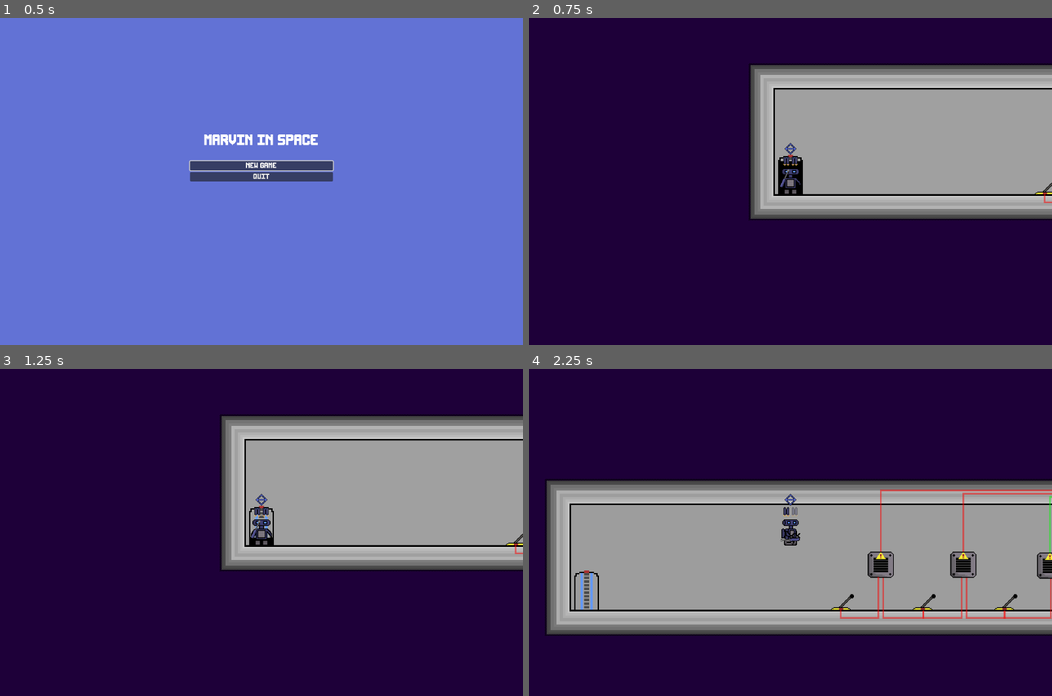
Above: before the commit, frames 1-4 (two rows, left to right).
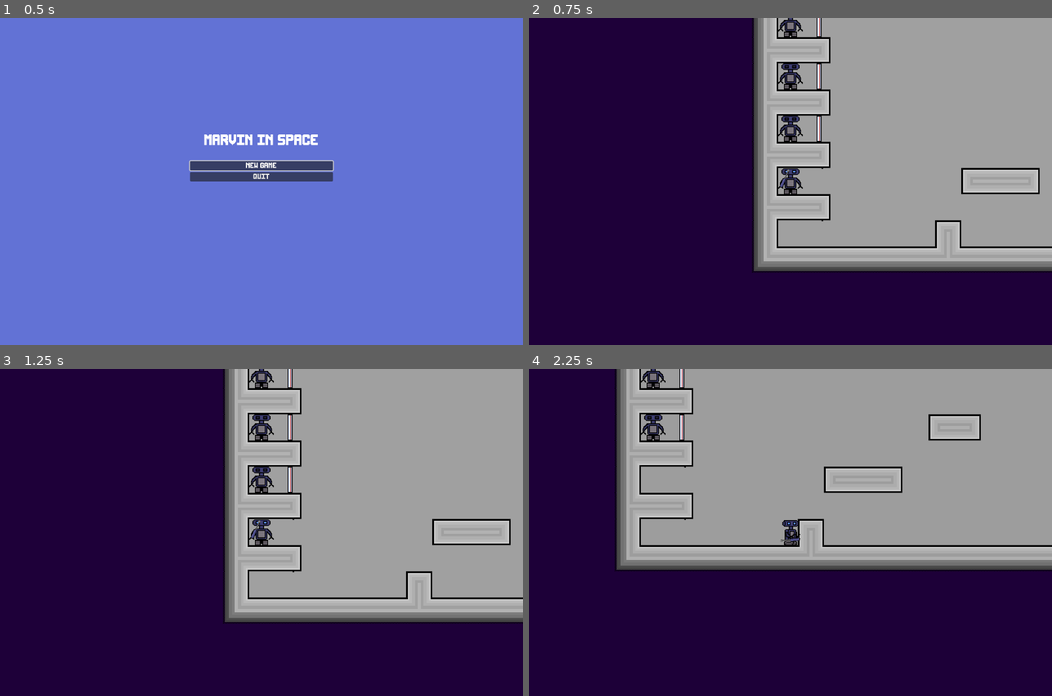
Above: after the commit, the same moments.

Repository: Danielyess/Marvin_In_Space
Game: Godot game, scene res://Scenes/world.tscn
Two runs of this game, one before a commit and one after it. Both use one fixed random seed, a clock stepped at 60 frames per second and the inputs below.
Inputs (mouse positions are in pixels of both pictures, inside the frame that each line leads up to):
- Up to frame 1 (0.5 s): no input
- Up to frame 2 (0.75 s): click "New Game" at 0.5 s
- Up to frame 3 (1.25 s): no input
- Up to frame 4 (2.25 s): tap Enter at 1.25 s; move the mouse to (905, 516) at 1.27 s; hold X (Explode) 1.28-2.03 s; hold D (MoveRight) from 1.28 s (still down); tap W (Jump) at 1.52 s; move the mouse to (685, 548) at 2.02 s; tap E (Interact) at 2.1 s

Frame 1 is identical in both runs. In frame 2, 26% of the frame differs, in the area x 42-100%, y 0-78%; in frame 3, 26%; in frame 4, 60%, in the area x 3-100%, y 0-82%.

Commit message:
v1.0.3b
Made sure to set the main menu new game to level 1 and refreshed the executable.

Diff:
--- a/Marvin_In_Space_Demo/Scripts/main_menu_script.gd
+++ b/Marvin_In_Space_Demo/Scripts/main_menu_script.gd
@@ -7,4 +7,4 @@
 	get_tree().quit()
 
 func _on_play_button_pressed() -> void:
-	get_parent().initLevel(11)
+	get_parent().initLevel(1)
Not shown, changed: Marvin_In_Space_Demo/marvin_in_space.exe
